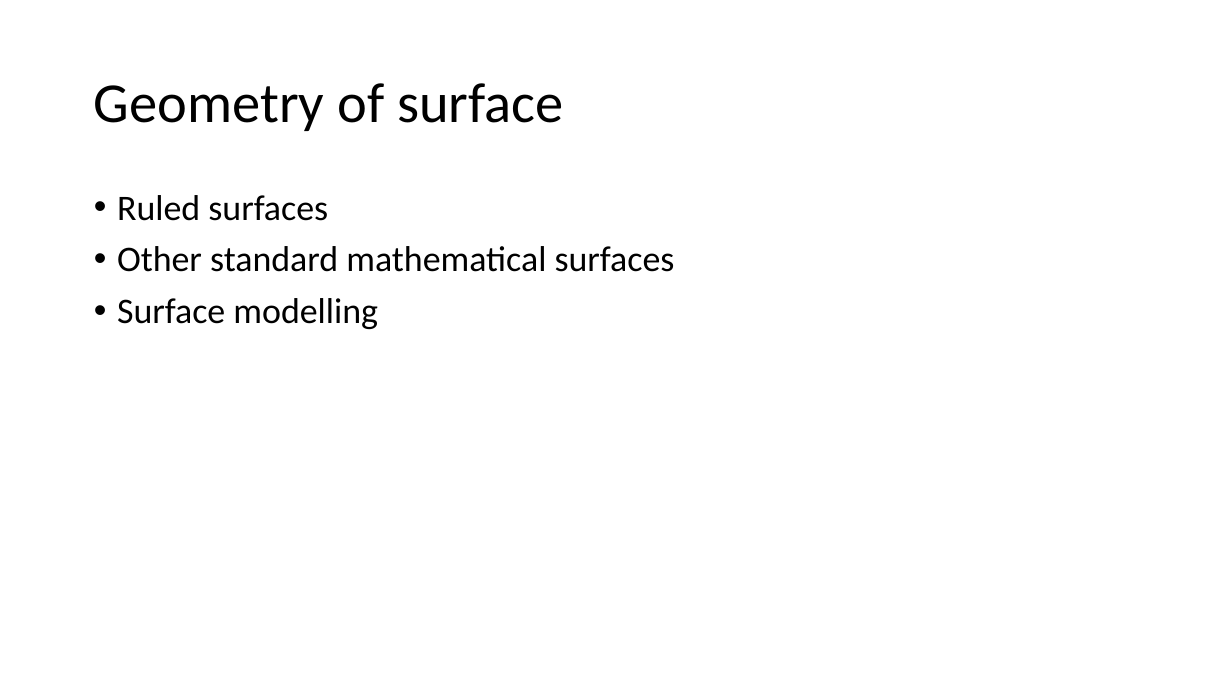
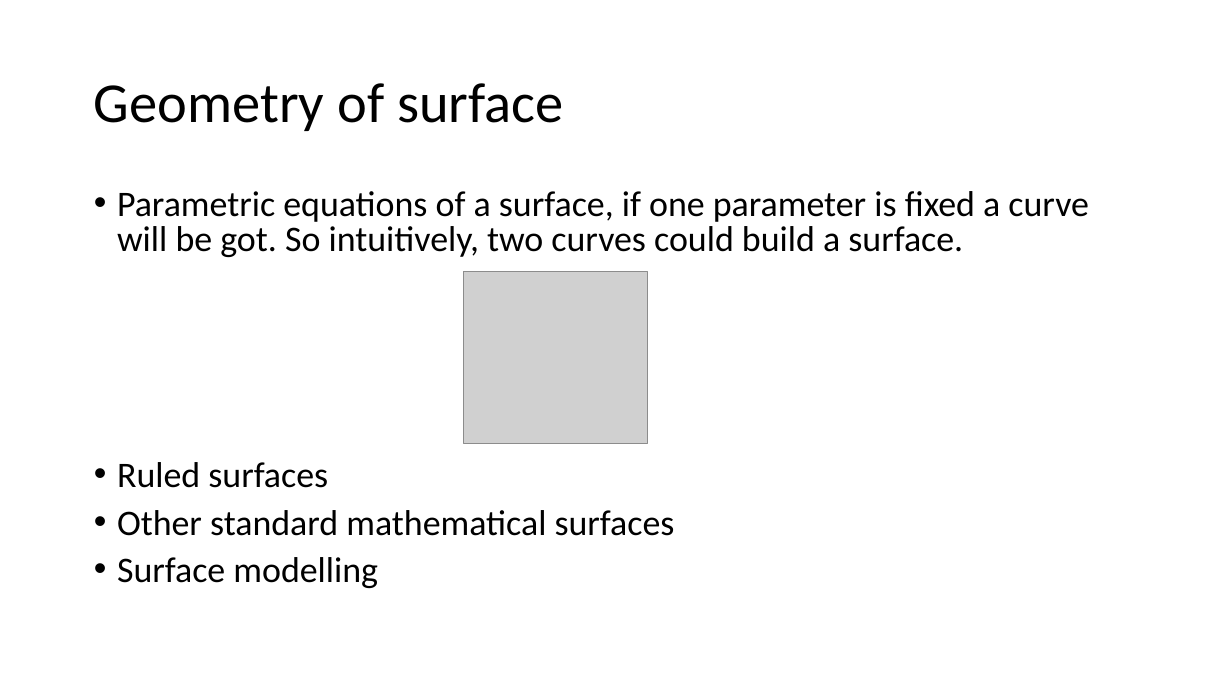
Before and after one commit to Jinny-Ching/cad_cam_course, a slide deck: slide 52 of CAD_CAM.pptx (slide 50 before the commit). Drawn at 1232x693 pixels with LibreOffice and Linux fonts; fonts in the diff are those of the drawing; grey boxes stand for pictures. Boxes give left, top, right and bottom in pixels: in the first picture for what was removed or moved away, otherwise in the second. Text is boxed around its words. In the diff, an @@ line names an element or a change of style, - is before the commit and + after.

```diff
--- a/CAD_CAM.pptx
+++ b/CAD_CAM.pptx
@@ text at [117,191,1089,257]: paragraph added @@
+• Parametric equations of a surface, if one parameter is fixed a curve will be got. So intuitively, two curves could build a surface.
@@ picture added at [464,272,648,444] @@
@@ text at [117,462,675,588]: line spacing 0.9 to 0.8 @@
```
Also in this commit, not shown: 3 other slides changed, 3 slides added.
